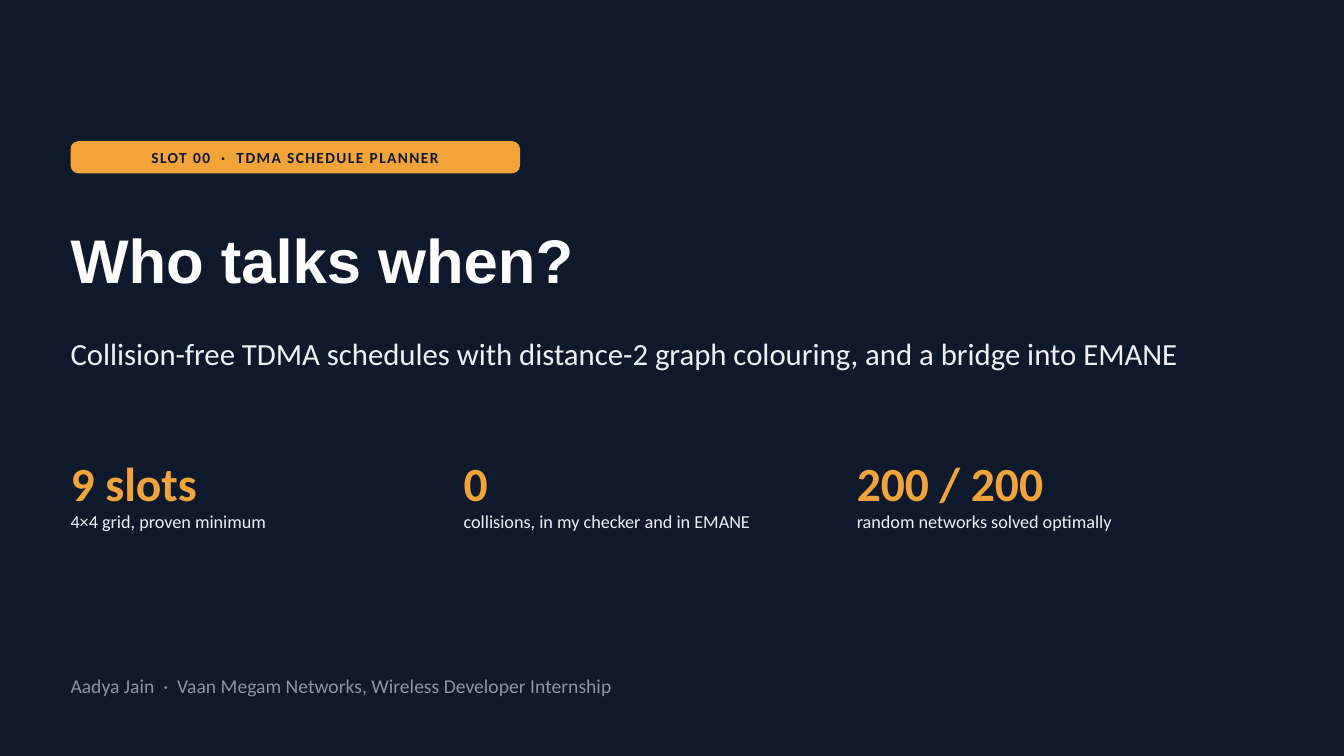
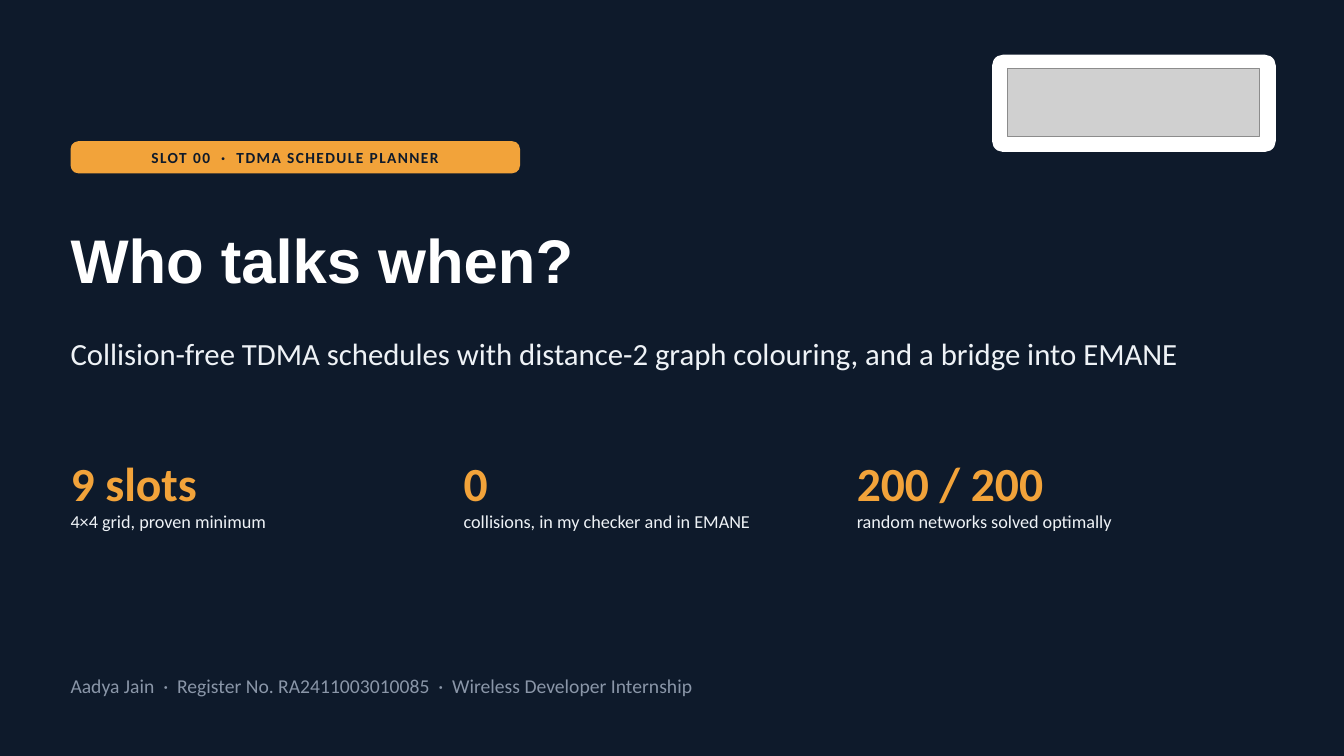
Before and after one commit to aadya-jain-27/tdma-scheduler, a slide deck: slide 1 of docs/TDMA_Scheduler_Presentation.pptx. Drawn at 1344x756 pixels with LibreOffice and Linux fonts; fonts in the diff are those of the drawing; grey boxes stand for pictures. Boxes give left, top, right and bottom in pixels: in the first picture for what was removed or moved away, otherwise in the second. Text is boxed around its words. In the diff, an @@ line names an element or a change of style, - is before the commit and + after.

Commit message:
Add logo and register number to slides

```diff
--- a/docs/TDMA_Scheduler_Presentation.pptx
+++ b/docs/TDMA_Scheduler_Presentation.pptx
@@ rounded rectangle added at (993, 55, 1275, 151), fill #FFFFFF, outline #FFFFFF 1 pt @@
@@ picture added at (1008, 69, 1260, 136) @@
@@ text at (71, 679, 692, 697): text changed @@
-Aadya Jain · Vaan Megam Networks, Wireless Developer Internship
+Aadya Jain · Register No. RA2411003010085 · Wireless Developer Internship
```
